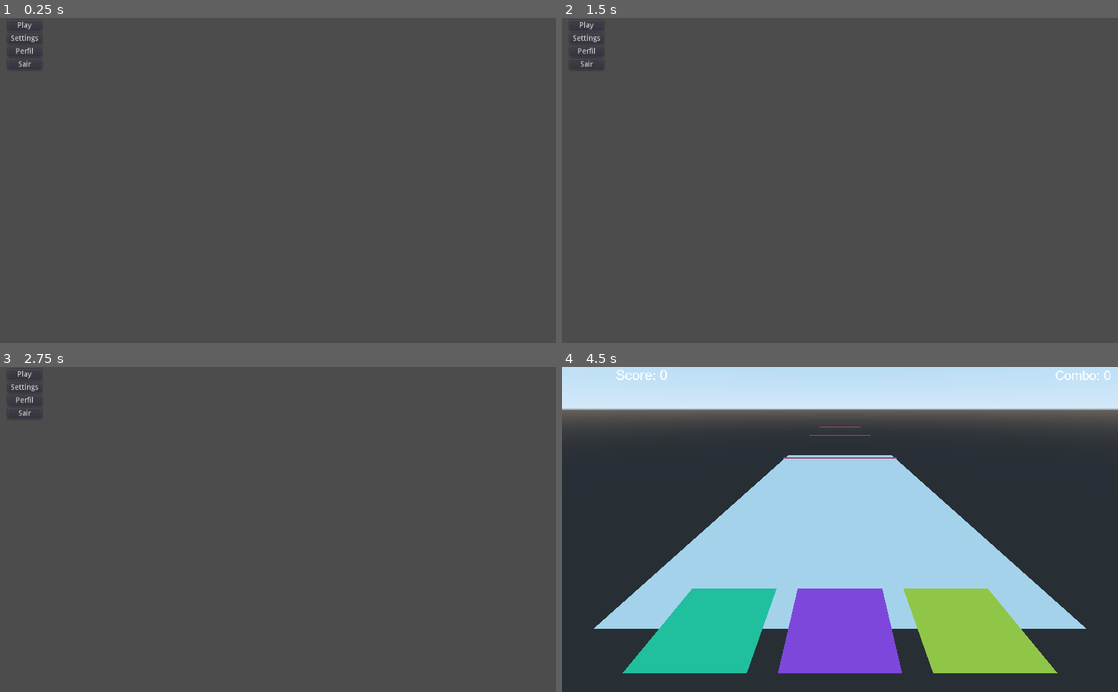
Above: before the commit, frames 1-4 (two rows, left to right).
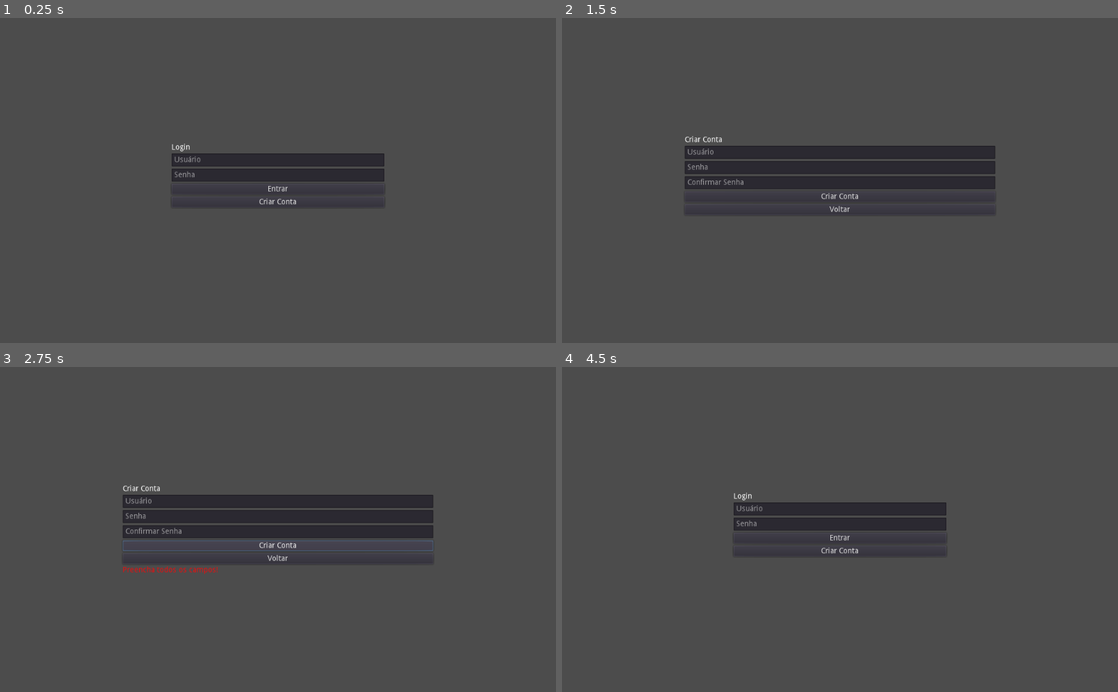
Above: after the commit, the same moments.

Repository: Murillo-Mb12/Jogo-De-Ritmo-TCC
Game: Godot game, scene res://Login.tscn
Same seed, same stepped clock (60 frames per second), same inputs: the game is played once before the commit and once after it. Before the commit the project starts from res://Menu.tscn.
Inputs (mouse positions are in pixels of both pictures, inside the frame that each line leads up to):
- Up to frame 1 (0.25 s): no input
- Up to frame 2 (1.5 s): click (840, 190) at 0.5 s, where only the run after the commit has a clickable "Entrar"; click (840, 203) at 1.25 s, where only the run after the commit has a clickable "Criar Conta"
- Up to frame 3 (2.75 s): click (278, 545) at 2 s, where only the run after the commit has a clickable "Criar Conta"
- Up to frame 4 (4.5 s): click (840, 558) at 2.75 s, where only the run after the commit has a clickable "Voltar"; click (584, 399) at 3.5 s, where only the run before the commit has a clickable "Perfil"; click (584, 373) at 4.25 s, where only the run before the commit has a clickable "Play"

The runs differ from the first frame. In frame 1, 3.5% of the frame differs, in the area x 1-70%, y 1-59%; in frame 2, 7.1%; in frame 3, 7.4%; in frame 4, 93%, in the area x 0-100%, y 0-100%.
Error before the commit: Parse Error: The member "position" already exists in a parent class. (res://Nota.gd:12)

Commit message:
Tela de Login adicionada

Diff:
--- /dev/null
+++ b/JogoTCCgodot3.1Definitivo/JogoTCCgodot3.1Definitivo/Criacaodeconta.gd
@@ -0,0 +1,34 @@
+extends Control
+
+onready var username_field = $MarginContainer/VBoxContainer/UsernameField
+onready var password_field = $MarginContainer/VBoxContainer/PasswordField
+onready var confirm_field = $MarginContainer/VBoxContainer/ConfirmField
+onready var message_label = $MarginContainer/VBoxContainer/MessageLabel
+onready var create_button = $MarginContainer/VBoxContainer/CreateButton
+onready var back_button = $MarginContainer/VBoxContainer/BackButton
+
+func _ready():
+    create_button.connect("pressed", self, "_on_create_pressed")
+    back_button.connect("pressed", self, "_on_back_pressed")
+
+func _on_create_pressed():
+    var user = username_field.text.strip_edges()
+    var password = password_field.text.strip_edges()   # ✅ trocado aqui
+    var confirm = confirm_field.text.strip_edges()
+
+    if user == "" or password == "":
+        message_label.text = "Preencha todos os campos!"
+        return
+
+    if password != confirm:
+        message_label.text = "As senhas não coincidem!"
+        return
+
+    if Profiles.criacao_de_conta(user, password):   # ✅ e aqui
+        message_label.text = "Conta criada com sucesso!"
+        get_tree().change_scene("res://Login.tscn")
+    else:
+        message_label.text = "Usuário já existe!"
+
+func _on_back_pressed():
+    get_tree().change_scene("res://Login.tscn")
--- /dev/null
+++ b/JogoTCCgodot3.1Definitivo/JogoTCCgodot3.1Definitivo/Criacaodeconta.tscn
@@ -0,0 +1,71 @@
+[gd_scene load_steps=2 format=2]
+
+[ext_resource path="res://Criacaodeconta.gd" type="Script" id=1]
+
+[node name="Criacaodeconta" type="Control"]
+anchor_left = 0.5
+anchor_top = 0.5
+anchor_right = 0.5
+anchor_bottom = 0.5
+margin_left = -512.0
+margin_top = -300.0
+margin_right = 512.0
+margin_bottom = 300.0
+script = ExtResource( 1 )
+
+[node name="MarginContainer" type="MarginContainer" parent="."]
+anchor_left = 0.5
+anchor_top = 0.5
+anchor_right = 0.5
+anchor_bottom = 0.5
+margin_left = -286.0
+margin_top = -82.5
+margin_right = 286.0
+margin_bottom = 82.5
+
+[node name="VBoxContainer" type="VBoxContainer" parent="MarginContainer"]
+margin_right = 572.0
+margin_bottom = 165.0
+
+[node name="Label" type="Label" parent="MarginContainer/VBoxContainer"]
+margin_right = 572.0
+margin_bottom = 14.0
+text = "Criar Conta"
+
+[node name="UsernameField" type="LineEdit" parent="MarginContainer/VBoxContainer"]
+margin_top = 18.0
+margin_right = 572.0
+margin_bottom = 42.0
+placeholder_text = "Usuário"
+
+[node name="PasswordField" type="LineEdit" parent="MarginContainer/VBoxContainer"]
+margin_top = 46.0
+margin_right = 572.0
+margin_bottom = 70.0
+secret = true
+placeholder_text = "Senha"
+
+[node name="ConfirmField" type="LineEdit" parent="MarginContainer/VBoxContainer"]
+margin_top = 74.0
+margin_right = 572.0
+margin_bottom = 98.0
+secret = true
+placeholder_text = "Confirmar Senha"
+
+[node name="CreateButton" type="Button" parent="MarginContainer/VBoxContainer"]
+margin_top = 102.0
+margin_right = 572.0
+margin_bottom = 122.0
+text = "Criar Conta"
+
+[node name="BackButton" type="Button" parent="MarginContainer/VBoxContainer"]
+margin_top = 126.0
+margin_right = 572.0
+margin_bottom = 146.0
+text = "Voltar"
+
+[node name="MessageLabel" type="Label" parent="MarginContainer/VBoxContainer"]
+modulate = Color( 0.941176, 0.0509804, 0.0509804, 1 )
+margin_top = 150.0
+margin_right = 572.0
+margin_bottom = 164.0
--- /dev/null
+++ b/JogoTCCgodot3.1Definitivo/JogoTCCgodot3.1Definitivo/Login.gd
@@ -0,0 +1,25 @@
+extends Control
+
+onready var username_field = $MarginContainer/VBoxContainer/UsernameField
+onready var password_field = $MarginContainer/VBoxContainer/PasswordField
+onready var message_label = $MarginContainer/VBoxContainer/MessageLabel
+onready var login_button = $MarginContainer/VBoxContainer/LoginButton
+onready var create_button = $MarginContainer/VBoxContainer/CreateAccountButton
+
+func _ready():
+    login_button.connect("pressed", self, "_on_login_pressed")
+    create_button.connect("pressed", self, "_on_create_pressed")
+
+func _on_login_pressed():
+    var user = username_field.text.strip_edges()
+    var password = password_field.text.strip_edges()
+
+    if Profiles.login(user, password):
+        message_label.text = "Bem-vindo, %s!" % Profiles.get_username()
+        get_tree().change_scene("res://Menu.tscn")
+    else:
+        message_label.text = "Usuário ou senha incorretos!"
+
+func _on_create_pressed():
+    # Agora vai para a cena correta:
+    get_tree().change_scene("res://Criacaodeconta.tscn")
--- /dev/null
+++ b/JogoTCCgodot3.1Definitivo/JogoTCCgodot3.1Definitivo/Login.tscn
@@ -0,0 +1,58 @@
+[gd_scene load_steps=2 format=2]
+
+[ext_resource path="res://Login.gd" type="Script" id=1]
+
+[node name="Login" type="Control"]
+anchor_right = 1.0
+anchor_bottom = 1.0
+script = ExtResource( 1 )
+
+[node name="MarginContainer" type="MarginContainer" parent="."]
+anchor_left = 0.5
+anchor_top = 0.5
+anchor_right = 0.5
+anchor_bottom = 0.5
+margin_left = -196.0
+margin_top = -68.0
+margin_right = 196.0
+margin_bottom = 68.0
+
+[node name="VBoxContainer" type="VBoxContainer" parent="MarginContainer"]
+margin_right = 392.0
+margin_bottom = 136.0
+
+[node name="Label" type="Label" parent="MarginContainer/VBoxContainer"]
+margin_right = 392.0
+margin_bottom = 14.0
+text = "Login"
+
+[node name="UsernameField" type="LineEdit" parent="MarginContainer/VBoxContainer"]
+margin_top = 18.0
+margin_right = 392.0
+margin_bottom = 42.0
+placeholder_text = "Usuário"
+
+[node name="PasswordField" type="LineEdit" parent="MarginContainer/VBoxContainer"]
+margin_top = 46.0
+margin_right = 392.0
+margin_bottom = 70.0
+secret = true
+placeholder_text = "Senha"
+
+[node name="LoginButton" type="Button" parent="MarginContainer/VBoxContainer"]
+margin_top = 74.0
+margin_right = 392.0
+margin_bottom = 94.0
+text = "Entrar"
+
+[node name="CreateAccountButton" type="Button" parent="MarginContainer/VBoxContainer"]
+margin_top = 98.0
+margin_right = 392.0
+margin_bottom = 118.0
+text = "Criar Conta"
+
+[node name="MessageLabel" type="Label" parent="MarginContainer/VBoxContainer"]
+modulate = Color( 0.894118, 0.117647, 0.117647, 1 )
+margin_top = 122.0
+margin_right = 392.0
+margin_bottom = 136.0
--- a/JogoTCCgodot3.1Definitivo/JogoTCCgodot3.1Definitivo/Menu.gd
+++ b/JogoTCCgodot3.1Definitivo/JogoTCCgodot3.1Definitivo/Menu.gd
@@ -29,7 +29,9 @@
 func _on_profile_pressed():
     var dialog = AcceptDialog.new()
     add_child(dialog)
-    dialog.dialog_text = "Nome: Jogador\nPontuação Máxima: 0"
+    var user = Profiles.get_username()
+    var score = Profiles.get_highscore()
+    dialog.dialog_text = "Nome: %s\nPontuação Máxima: %d" % [user, score]
     dialog.popup_centered()
 
 # Sai do jogo
--- a/JogoTCCgodot3.1Definitivo/JogoTCCgodot3.1Definitivo/Menu.tscn
+++ b/JogoTCCgodot3.1Definitivo/JogoTCCgodot3.1Definitivo/Menu.tscn
@@ -3,40 +3,51 @@
 [ext_resource path="res://Menu.gd" type="Script" id=1]
 
 [node name="Menu" type="Node2D"]
-position = Vector2( 14, 4 )
 
 [node name="Menu" type="Control" parent="."]
-margin_right = 40.0
-margin_bottom = 40.0
+anchor_left = 0.5
+anchor_top = 0.5
+anchor_right = 0.5
+anchor_bottom = 0.5
+margin_left = -20.0
+margin_top = -20.0
+margin_right = 20.0
+margin_bottom = 20.0
 script = ExtResource( 1 )
 
 [node name="MarginContainer" type="MarginContainer" parent="Menu"]
-margin_right = 40.0
-margin_bottom = 40.0
+anchor_left = 0.5
+anchor_top = 0.5
+anchor_right = 0.5
+anchor_bottom = 0.5
+margin_left = 308.0
+margin_top = 224.0
+margin_right = 764.0
+margin_bottom = 348.0
 
 [node name="VBoxContainer" type="VBoxContainer" parent="Menu/MarginContainer"]
-margin_right = 63.0
-margin_bottom = 92.0
+margin_right = 456.0
+margin_bottom = 124.0
 
 [node name="Play" type="Button" parent="Menu/MarginContainer/VBoxContainer"]
-margin_right = 63.0
+margin_right = 456.0
 margin_bottom = 20.0
 text = "Play"
 
 [node name="Settings" type="Button" parent="Menu/MarginContainer/VBoxContainer"]
 margin_top = 24.0
-margin_right = 63.0
+margin_right = 456.0
 margin_bottom = 44.0
 text = "Settings"
 
 [node name="Perfil" type="Button" parent="Menu/MarginContainer/VBoxContainer"]
 margin_top = 48.0
-margin_right = 63.0
+margin_right = 456.0
 margin_bottom = 68.0
 text = "Perfil"
 
 [node name="Sair" type="Button" parent="Menu/MarginContainer/VBoxContainer"]
 margin_top = 72.0
-margin_right = 63.0
+margin_right = 456.0
 margin_bottom = 92.0
 text = "Sair"
--- /dev/null
+++ b/JogoTCCgodot3.1Definitivo/JogoTCCgodot3.1Definitivo/Profiles.gd
@@ -0,0 +1,74 @@
+extends Node
+
+var profiles = {}
+var current_user = ""
+const profiles_file = "user://profiles.json"
+
+func _ready():
+    load_profiles()
+
+# -------------------
+# SALVAR / CARREGAR
+# -------------------
+func load_profiles():
+    var f = File.new()
+    if f.file_exists(profiles_file):
+        f.open(profiles_file, File.READ)
+        var text = f.get_as_text()
+        profiles = parse_json(text)
+        f.close()
+    else:
+        profiles = {}
+
+func save_profiles():
+    var f = File.new()
+    f.open(profiles_file, File.WRITE)
+    f.store_string(to_json(profiles))
+    f.close()
+
+# -------------------
+# FUNÇÕES DE LOGIN
+# -------------------
+func criacao_de_conta(username, password):
+    if username in profiles:
+        return false # já existe
+
+    var salt = str(OS.get_unix_time())
+    var hashed = _hash(password, salt)
+    profiles[username] = {
+        "password": hashed,
+        "salt": salt,
+        "highscore": 0
+    }
+    save_profiles()
+    return true
+
+func login(username, password):
+    if not (username in profiles):
+        return false
+
+    var salt = profiles[username]["salt"]
+    var hashed = _hash(password, salt)
+    if hashed == profiles[username]["password"]:
+        current_user = username
+        return true
+    return false
+
+func get_username():
+    return current_user
+
+func get_highscore():
+    if current_user != "" and current_user in profiles:
+        return profiles[current_user]["highscore"]
+    return 0
+
+func set_highscore(value):
+    if current_user != "" and current_user in profiles:
+        profiles[current_user]["highscore"] = value
+        save_profiles()
+
+# -------------------
+# HASH SIMPLES
+# -------------------
+func _hash(password, salt):
+    return String(password + salt).sha256_text()
--- a/JogoTCCgodot3.1Definitivo/JogoTCCgodot3.1Definitivo/project.godot
+++ b/JogoTCCgodot3.1Definitivo/JogoTCCgodot3.1Definitivo/project.godot
@@ -16,8 +16,12 @@
 [application]
 
 config/name="JodoTCC"
-run/main_scene="res://Menu.tscn"
+run/main_scene="res://Login.tscn"
 config/icon="res://icon.png"
+
+[autoload]
+
+Profiles="*res://Profiles.gd"
 
 [rendering]
 
